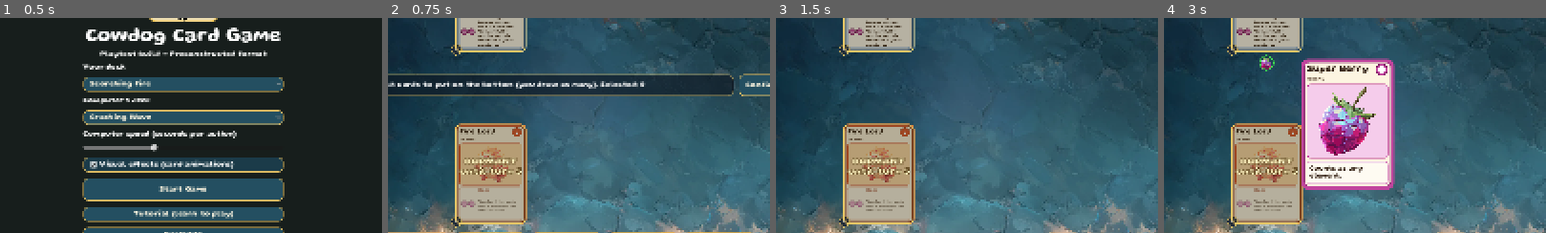
Above: before the commit, frames 1-4 (left to right).
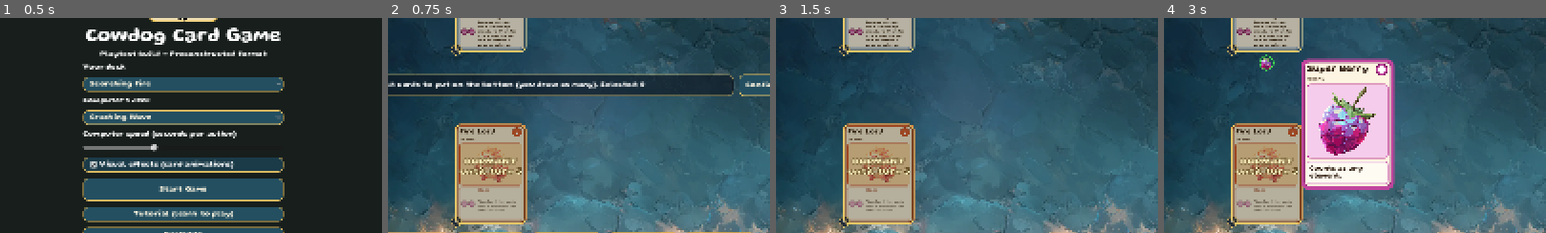
Above: after the commit, the same moments.

Repository: Cowdog13/CowdogCardGame
Game: Godot game, scene res://scenes/main.tscn
Same seed, same stepped clock (60 frames per second), same inputs: the game is played once before the commit and once after it.
Inputs:
- Up to frame 1 (0.5 s): no input
- Up to frame 2 (0.75 s): click "Start Game" at 0.5 s
- Up to frame 3 (1.5 s): click "Confirm" at 1.25 s
- Up to frame 4 (3 s): click "Log" at 2 s; click "OK" at 2.75 s
The pictures show only the part of the screen within x 26-76%, y 25-75%; the shares and areas given below are measured in that part.

Frame 1 is identical in both runs. In frame 2, 0.3% of the frame differs, in the area x 23-34%, y 3-14%; in frame 3, 0.3%; in frame 4, 0.3%.

Commit message:
Water Essence's Tidal Surge removes a stun from an enemy creature; the AI stuns then surges
Co-Authored-By: Claude Sonnet 5.5 <noreply@anthropic.com>
Claude-Session: https://claude.ai/code/session_015L6Mvjkcyif1HK4ZQUo9cY

Diff:
--- a/data/cards.json
+++ b/data/cards.json
@@ -984,7 +984,7 @@
       "per_berry_per_creature": 1
      }
     ],
-    "text": "Remove a stun from a creature: Plunder X, X = berries on this creature x your creatures"
+    "text": "Remove a stun from an enemy creature: Plunder X, X = berries on this creature x your creatures"
    }
   ]
  },
--- a/scripts/agents/ai_agent.gd
+++ b/scripts/agents/ai_agent.gd
@@ -278,10 +278,11 @@
 			var alt := _best_other_plunder(view, slot, me)
 			return {} if alt <= 0.0 else {"value": alt + 0.5, "params": {}}
 		"remove_stun":
-			# Water Essence: free one of our own stunned creatures, then plunder berries x creatures.
+			# Water Essence: remove the stun from one of the opponent's stunned creatures (usually one we just
+			# stunned ourselves), then plunder berries x creatures.
 			var freed := -1
-			for s in me.board.size():
-				if me.board[s] != null and Rules.is_stunned(me.board[s], view.turn):
+			for s in opp.board.size():
+				if opp.board[s] != null and Rules.is_stunned(opp.board[s], view.turn) and not Rules.is_untargetable(opp.board, s, true):
 					freed = s
 			var cards_n: int = me.board.count(null)
 			var amount: int = c.berries.size() * (Rules.BOARD_SLOTS - cards_n)
@@ -289,7 +290,7 @@
 				return {}
 			if amount > opp.deck_count:
 				amount += 1000
-			return {"value": float(amount), "params": {"target": {"player": view.me, "slot": freed}}}
+			return {"value": float(amount), "params": {"target": {"player": enemy, "slot": freed}}}
 		"recycle_exile":
 			return {} if me.exile_count == 0 else {"value": 0.3, "params": {}}
 		"draw":
@@ -345,6 +346,19 @@
 				return {}
 			return {"value": 0.8, "params": {}}
 		"stun":
+			# Combo with a leader like Water Essence: stun a creature just to remove the stun and plunder a lot.
+			var surge := _surge(view, me)
+			if not surge.is_empty() and me.abilities_used == 0 and surge.x >= 4 and not _has_stunned_enemy(opp, view.turn):
+				var victim := -1
+				var weakest := INF
+				for s in opp.board.size():
+					if opp.board[s] != null and not Rules.is_untargetable(opp.board, s, true) and not Rules.is_stunned(opp.board[s], view.turn):
+						var t := _threat(opp.board[s], view.turn)
+						if t < weakest:
+							weakest = t
+							victim = s
+				if victim >= 0:
+					return {"value": float(surge.x) + 0.4, "params": {"targets": [{"player": enemy, "slot": victim}]}}
 			var targets: Array = []
 			var order: Array = range(opp.board.size())
 			order.sort_custom(func(a, b): return _slot_threat(opp, a, view.turn) > _slot_threat(opp, b, view.turn))
@@ -361,6 +375,28 @@
 		"berry_trade":
 			return _evaluate_trade(c, slot, opp, enemy)
 	return {}
+
+
+## A ready "remove a stun, then plunder" ability on our board: {"slot", "x"} (x = the plunder it would do), or {}.
+func _surge(view: Dictionary, me: Dictionary) -> Dictionary:
+	for s in me.board.size():
+		var c = me.board[s]
+		if c == null or Rules.is_stunned(c, view.turn) or Rules.is_dormant(c, view.turn):
+			continue
+		var abilities: Array = Rules.top_card(c).abilities
+		for ai in abilities.size():
+			var ab: Dictionary = abilities[ai]
+			if ab.effects[0].type == "remove_stun" and Rules.meets_cost(c.berries, ab.cost) \
+					and Rules.ability_blocked(c, ai, view.turn, false) == "":
+				return {"slot": s, "x": c.berries.size() * (Rules.BOARD_SLOTS - me.board.count(null))}
+	return {}
+
+
+func _has_stunned_enemy(opp: Dictionary, turn: int) -> bool:
+	for s in opp.board.size():
+		if opp.board[s] != null and Rules.is_stunned(opp.board[s], turn) and not Rules.is_untargetable(opp.board, s, true):
+			return true
+	return false
 
 
 ## The best Plunder another creature (not at `slot`) could do right now.
--- a/scripts/core/game_engine.gd
+++ b/scripts/core/game_engine.gd
@@ -456,9 +456,11 @@
 				return "Choose which player draws"
 		"remove_stun":
 			var ref: Dictionary = params.get("target", {})
-			var why := _creature_ref_error(ref)
+			var why := _target_error(player, ref)
 			if why != "":
 				return why
+			if int(ref.player) == player:
+				return "Choose a stunned creature of your opponent"
 			if not Rules.is_stunned(_P(int(ref.player)).board[int(ref.slot)], state.turn):
 				return "Choose a creature that is stunned"
 		"recycle_exile":
--- a/scripts/core/rules.gd
+++ b/scripts/core/rules.gd
@@ -260,7 +260,11 @@
 				if int(me.exile_count) == 0:
 					return false
 			"remove_stun":
-				if not (me.board + opp.board).any(func(c): return c != null and is_stunned(c, turn)):
+				var stunned_enemy := false
+				for slot in opp.board.size():
+					var c = opp.board[slot]
+					stunned_enemy = stunned_enemy or (c != null and is_stunned(c, turn) and not is_untargetable(opp.board, slot, true))
+				if not stunned_enemy:
 					return false
 			"plunder":
 				if e.has("per_exile") and int(me.exile_count) == 0:
--- a/scripts/ui/game_screen.gd
+++ b/scripts/ui/game_screen.gd
@@ -1025,8 +1025,8 @@
 	var effect: Dictionary = ab.effects[0]
 	match effect.type:
 		"remove_stun":
-			_begin_targeting("Remove the stun from which creature?",
-				func(p, s): return _any_creature(p, s) and Rules.is_stunned((view.you if p == ME else view.opponent).board[s], view.turn), 1,
+			_begin_targeting("Remove the stun from which of your opponent's creatures?",
+				func(p, s): return p != ME and _any_creature(p, s) and Rules.is_stunned(view.opponent.board[s], view.turn), 1,
 				func(t): _submit({"type": "use_ability", "slot": slot, "ability": ai, "params": {"target": t[0]}}))
 		"discard_to_top":
 			_pick_grouped("Put which card from your discard pile on top of your deck?", view.you.discard, "Put on top",
--- a/scripts/ui/rulebook_screen.gd
+++ b/scripts/ui/rulebook_screen.gd
@@ -95,7 +95,7 @@
 	["Leaders", """Every deck starts the game with a [b]leader[/b] on the board: a unique creature that is not part of the …(245 unchanged characters)…
 
 [b]Fire Lord[/b] (Scorching Fire): [i]Blaze[/i], 2 Super Berries: Plunder 1 for each berry attached to the Fire Lord.
-[b]Water Essence[/b] (Crashing Wave): [i]Tidal Surge[/i], 2 Super Berries: remove the stun from a creature (it must be stunned), then Plunder X, where X is the number …(80 unchanged characters)…
+[b]Water Essence[/b] (Crashing Wave): [i]Tidal Surge[/i], 2 Super Berries: remove the stun from one of your [b]opponent's[/b] creatures (it must be stunned, so first stun it with one of your own Stun abilities or spells), then Plunder X, where X is the number …(80 unchanged characters)…
 [b]Mother Nature[/b] (Nature Exile): [i]Rebirth[/i], 2 Super Berries: recycle X cards from your [b]exile pile[/b] to the bottom of your deck, where X is the number of berries attached to Mother Nature. You choose the cards and their order.
 [b]Sun God[/b] (Light): [i]Dawn[/i], 2 Super Berries: draw X cards, where X is the number of berries attached to the Sun God, then put X cards from your hand (your choice, including the ones you just drew) on the bottom of your deck, in the order you choose.
 
--- a/tests/leaders_test.gd
+++ b/tests/leaders_test.gd
@@ -52,17 +52,19 @@
 	e.state.players[0].board[0] = _creature("fire_lord", ["super_berry", "fire_berry", "fire_berry"])
 	check(not _use(e).ok, "Fire Lord needs 2 Super Berries")
 
-	# Water Essence: remove a stun, then Plunder (berries x creatures).
+	# Water Essence: remove the stun from an ENEMY creature, then Plunder (berries x creatures).
 	e = _game("crashing_wave")
 	pl = e.state.players[0]
 	opp = e.state.players[1]
 	pl.board[0] = _creature("water_essence", ["super_berry", "super_berry", "water_berry"])
 	pl.board[1] = _creature("water_spirit", [])
 	pl.board[2] = _creature("water_spirit", [])
-	check(not _use(e, {"target": {"player": 0, "slot": 1}}).ok, "needs a stunned creature")
-	pl.board[1].stun_until = 5
+	opp.board[0] = _creature("lightling", [])
+	check(not _use(e, {"target": {"player": 1, "slot": 0}}).ok, "needs a stunned creature")
+	opp.board[0].stun_until = 6
+	check(not _use(e, {"target": {"player": 0, "slot": 0}}).ok, "it can't be one of your own creatures")
 	before = opp.deck.size()
-	check(_use(e, {"target": {"player": 0, "slot": 1}}).ok and pl.board[1].stun_until == -1, "the stun is removed")
+	check(_use(e, {"target": {"player": 1, "slot": 0}}).ok and opp.board[0].stun_until == -1, "the enemy's stun is removed")
 	check(opp.deck.size() == before - 9, "and it plunders 3 berries x 3 creatures: %d" % (before - opp.deck.size()))
 
 	# Mother Nature: recycle X cards from exile (X = attached berries) to the bottom of the deck.
--- a/tests/ui_leaders.gd
+++ b/tests/ui_leaders.gd
@@ -38,22 +38,25 @@
 	e.state.turn = 6
 	e.state.active = 0
 	var pl: Dictionary = e.state.players[0]
+	var enemy: Dictionary = e.state.players[1]
 	pl.board = [_creature("water_essence", ["super_berry", "super_berry"]), _creature("water_spirit", []), null, null, null]
-	pl.board[1].stun_until = 6
-	e.state.players[1].deck = []
+	enemy.board = [_creature("lightling", []), _creature("lightling", []), null, null, null]
+	enemy.board[1].stun_until = 6
+	enemy.deck = []
 	for i in 20:
-		e.state.players[1].deck.append("lightling")  # no Super Berry to steal, which would ask where to put it
-	var deck_before: int = e.state.players[1].deck.size()
+		enemy.deck.append("lightling")  # no Super Berry to steal, which would ask where to put it
+	var deck_before: int = enemy.deck.size()
 	e.state_changed.emit()
 	await process_frame
 	screen._ability_lock_until = 0
 	screen._on_ability_pressed(0, 0)
-	check(not screen._pending.is_empty(), "asks which stunned creature to free")
-	screen._on_slot_clicked(0, 0)  # the leader itself isn't stunned: not a valid target
-	check(pl.board[1].stun_until == 6, "an unstunned creature can't be picked")
-	screen._on_slot_clicked(0, 1)
+	check(not screen._pending.is_empty(), "asks which stunned enemy creature to free")
+	screen._on_slot_clicked(1, 0)  # not stunned: not a valid target
+	screen._on_slot_clicked(0, 1)  # your own creature: not valid either
+	check(enemy.board[1].stun_until == 6, "only a stunned enemy creature can be picked")
+	screen._on_slot_clicked(1, 1)
 	await process_frame
-	check(pl.board[1].stun_until == -1 and e.state.players[1].deck.size() == deck_before - 4, "stun removed, Plunder 2 berries x 2 creatures")
+	check(enemy.board[1].stun_until == -1 and enemy.deck.size() == deck_before - 4, "stun removed, Plunder 2 berries x 2 creatures")
 
 	# Sun God: draw 2, then choose 2 cards of the hand to put on the bottom.
 	pl.board[2] = _creature("sun_god", ["super_berry", "super_berry"])
